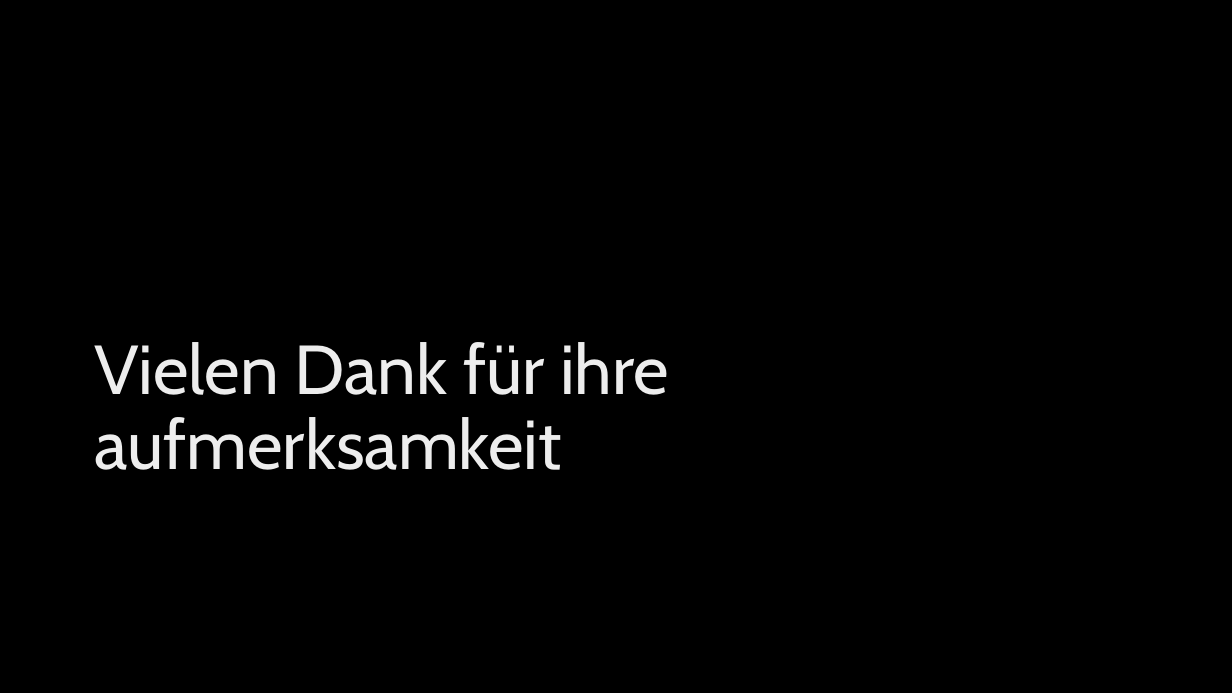
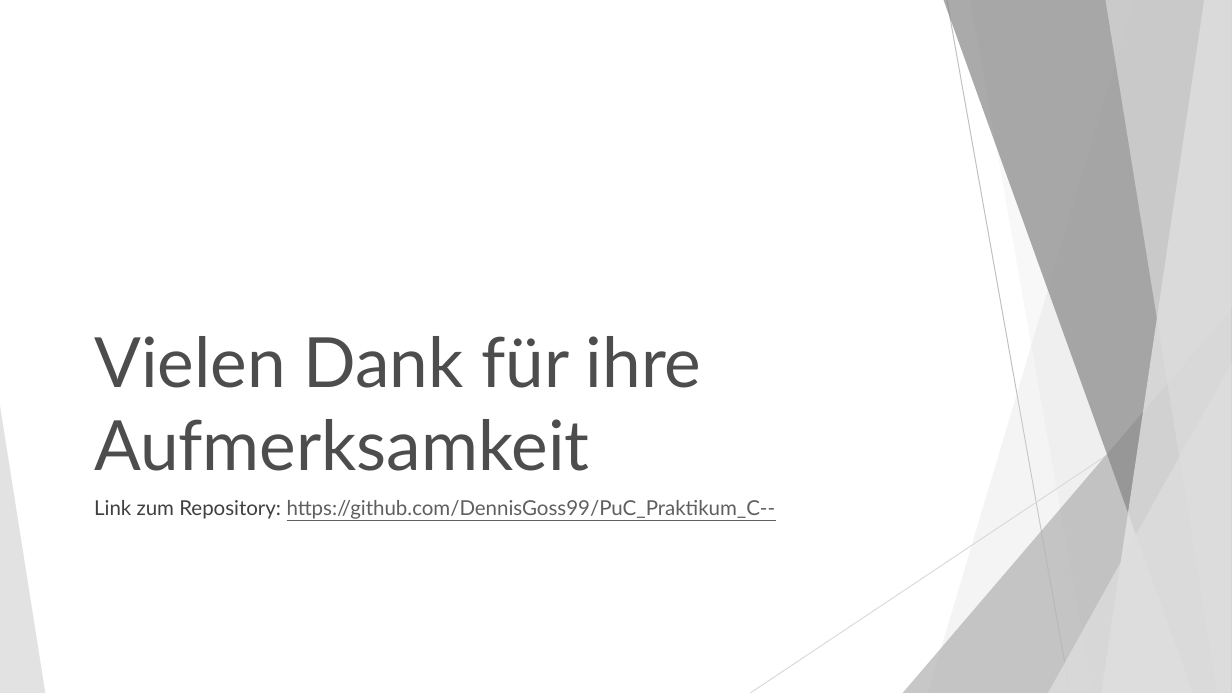
Before and after one commit to DennisGoss99/PuC_C--, a slide deck: slide 16 of Präsentation/Präsentation - Mini C.pptx (slide 7 before the commit). Drawn at 1232x693 pixels with LibreOffice and Linux fonts; fonts in the diff are those of the drawing; background and template pictures are left out. Boxes give left, top, right and bottom in pixels: in the first picture for what was removed or moved away, otherwise in the second. Text is boxed around its words. In the diff, an @@ line names an element or a change of style, - is before the commit and + after.

```diff
--- a/Präsentation/Präsentation - Mini C.pptx
+++ b/Präsentation/Präsentation - Mini C.pptx
@@ background picture (left out) to #FFFFFF @@
@@ title at (x1=94, y1=336, x2=702, y2=471): text changed; font Cabin to Lato; text colour gradient #BFBFBF to #EDEDED to #FFFFFF to #4D4D4D @@
-Vielen Dank für ihre aufmerksamkeit
+Vielen Dank für ihre Aufmerksamkeit
@@ group added at (x1=0, y1=0, x2=1232, y2=693): 5 freeform shapes, 3 triangles, 2 lines @@
@@ text added at (x1=94, y1=500, x2=776, y2=519), 16 pt, text #5F5F5F, underline @@
+Link zum Repository: https://github.com/DennisGoss99/PuC_Praktikum_C--
```
Also in this commit, not shown: 4 other slides changed, 11 slides added, 2 slides removed.
